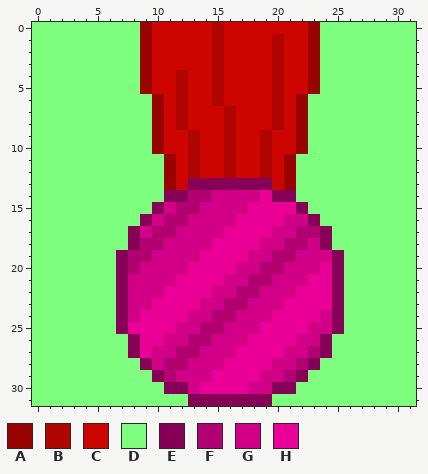
Pixel-art sprite, stored at trunk/gfx/hud/ruby_medal.png. The picture above is the old version.
The file is 32x32 pixels.
Palette (. is transparent): A #990400  B #af0400  C #cc0500  D #7fff7f  E #870057  F #b20073  G #d10087  H #ea0097
Pixels before, first column x 0:
 0 DDDDDDDDDACCCCCBCCCCCCCADDDDDDDD
 1 DDDDDDDDDACCCCCBCCCCBCCADDDDDDDD
 2 DDDDDDDDDACCCCCBCCCCBCCADDDDDDDD
 3 DDDDDDDDDACCCCCBCCCCBCCADDDDDDDD
 4 DDDDDDDDDACCBCCBCCCCBCCADDDDDDDD
 5 DDDDDDDDDACCBCCBCCCCBCCADDDDDDDD
 6 DDDDDDDDDDACBCCBCCCCBCADDDDDDDDD
 7 DDDDDDDDDDACBCCCBCCCBCADDDDDDDDD
 8 DDDDDDDDDDACBCCCBCCCBCADDDDDDDDD
 9 DDDDDDDDDDACCBCCBCCBCCADDDDDDDDD
10 DDDDDDDDDDACCBCCBCCBCCADDDDDDDDD
11 DDDDDDDDDDDACBCCBCCBCADDDDDDDDDD
12 DDDDDDDDDDDACBCCBCCBCADDDDDDDDDD
13 DDDDDDDDDDDACEEEEEEECADDDDDDDDDD
14 DDDDDDDDDDDEEFFGGGGHEEDDDDDDDDDD
15 DDDDDDDDDDEGFFGGGGHHHHEDDDDDDDDD
16 DDDDDDDDDEGFFGGGGHHHHGGEDDDDDDDD
17 DDDDDDDDEGFFGGGGHHHHGGFFEDDDDDDD
18 DDDDDDDDEFFGGGGHHHHGGFFGEDDDDDDD
19 DDDDDDDEFFGGGGHHHHGGFFGGGEDDDDDD
20 DDDDDDDEFGGGGHHHHGGFFGGGHEDDDDDD
21 DDDDDDDEGGGGHHHHGGFFGGGHHEDDDDDD
22 DDDDDDDEGGGHHHHGGFFGGGHHHEDDDDDD
23 DDDDDDDEGGHHHHGGFFGGGHHHHEDDDDDD
24 DDDDDDDEGHHHHGGFFGGGHHHHGEDDDDDD
25 DDDDDDDEHHHHGGFFGGGHHHHGGEDDDDDD
26 DDDDDDDDEHHGGFFGGGHHHHGGEDDDDDDD
27 DDDDDDDDEHGGFFGGGHHHHGGFEDDDDDDD
28 DDDDDDDDDEGFFGGGHHHHGGFEDDDDDDDD
29 DDDDDDDDDDEFGGGHHHHGGFEDDDDDDDDD
30 DDDDDDDDDDDEEGHHHHGGEEDDDDDDDDDD
31 DDDDDDDDDDDDDEEEEEEEDDDDDDDDDDDD
Once edited:
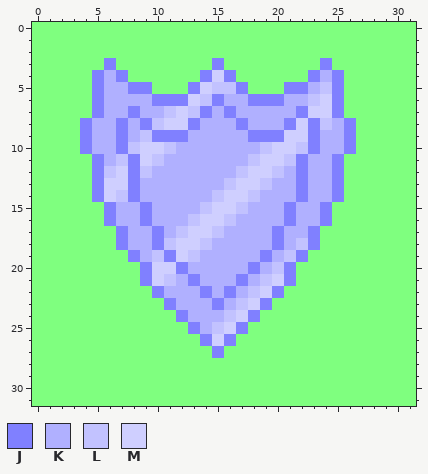
Colours new in this view: J #8080ff  K #b0b0ff  L #c2c2ff  M #cfcfff
Difference:
y 0: x 9..23 ACCCCCBCCCCCCCA -> DDDDDDDDDDDDDDD
y 1..2: x 9..23 ACCCCCBCCCCBCCA -> DDDDDDDDDDDDDDD
y 3: x 6 D -> J; x 9..24 ACCCCCBCCCCBCCAD -> DDDDDDJDDDDDDDDJ
y 4: x 5..7 DDD -> JKJ; x 9..25 ACCBCCBCCCCBCCADD -> DDDDDJMJDDDDDDJKJ
y 5: x 5..25 DDDDACCBCCBCCCCBCCADD -> JKKJJDDDJMLLJDDDJJKLJ
y 6: x 5..25 DDDDDACBCCBCCCCBCADDD -> JKKKKJJJMLJKKJJJKKLMJ
y 7: x 5..25 DDDDDACBCCCBCCCBCADDD -> JKKJKKLMLJKJKKKKKJMMJ
y 8: x 4..26 DDDDDDACBCCCBCCCBCADDDD -> JKKJKJLMMJKKKJKKKJMJLKJ
y 9: x 4..26 DDDDDDACCBCCBCCBCCADDDD -> JKKJKLJJJKKKKKJJJMMJKKJ
y 10: x 4..26 DDDDDDACCBCCBCCBCCADDDD -> JKKJLMMLKKKKKKKLMMLJKKJ
y 11: x 5..25 DDDDDDACBCCBCCBCADDDD -> JKLJMLKKKKKKKLMMLJKKJ
y 12: x 5..25 DDDDDDACBCCBCCBCADDDD -> JLMJLKKKKKKKLMMLKJKKJ
y 13: x 5..25 DDDDDDACEEEEEEECADDDD -> JMMJKKKKKKKLMMLKKJKKJ
y 14: x 5..25 DDDDDDEEFFGGGGHEEDDDD -> JMLJKKKKKKLMMLKKKJKKJ
y 15: x 6..24 DDDDEGFFGGGGHHHHEDD -> JKKJKKKKLMMLKKKJKKJ
y 16: x 6..24 DDDEGFFGGGGHHHHGGED -> JKKJKKKLMMLKKKKJKKJ
y 17: x 7..24 DEGFFGGGGHHHHGGFFE -> JKKJKLMMLKKKKJKKJD
y 18: x 7..24 DEFFGGGGHHHHGGFFGE -> JKKJLMMLKKKKKJKLJD
y 19: x 7..25 EFFGGGGHHHHGGFFGGGE -> DJKLJMLKKKKKJKLJDDD
y 20: x 7..25 EFGGGGHHHHGGFFGGGHE -> DDJMMJKKKKKJKLJDDDD
y 21: x 7..25 EGGGGHHHHGGFFGGGHHE -> DDJMLKJKKKJKLMJDDDD
y 22: x 7..25 EGGGHHHHGGFFGGGHHHE -> DDDJKKKJKJKLMJDDDDD
y 23: x 7..25 EGGHHHHGGFFGGGHHHHE -> DDDDJKKKJKLMJDDDDDD
y 24: x 7..25 EGHHHHGGFFGGGHHHHGE -> DDDDDJKKKLMJDDDDDDD
y 25: x 7..25 EHHHHGGFFGGGHHHHGGE -> DDDDDDJKLMJDDDDDDDD
y 26: x 8..24 EHHGGFFGGGHHHHGGE -> DDDDDDJMJDDDDDDDD
y 27: x 8..24 EHGGFFGGGHHHHGGFE -> DDDDDDDJDDDDDDDDD
y 28: x 9..23 EGFFGGGHHHHGGFE -> DDDDDDDDDDDDDDD
y 29: x 10..22 EFGGGHHHHGGFE -> DDDDDDDDDDDDD
y 30: x 11..21 EEGHHHHGGEE -> DDDDDDDDDDD
y 31: x 13..19 EEEEEEE -> DDDDDDD
Boxes around the changes in both pictures, in picture pixels (x1, y1, x2, y2):
changed: (80, 22, 356, 406)
